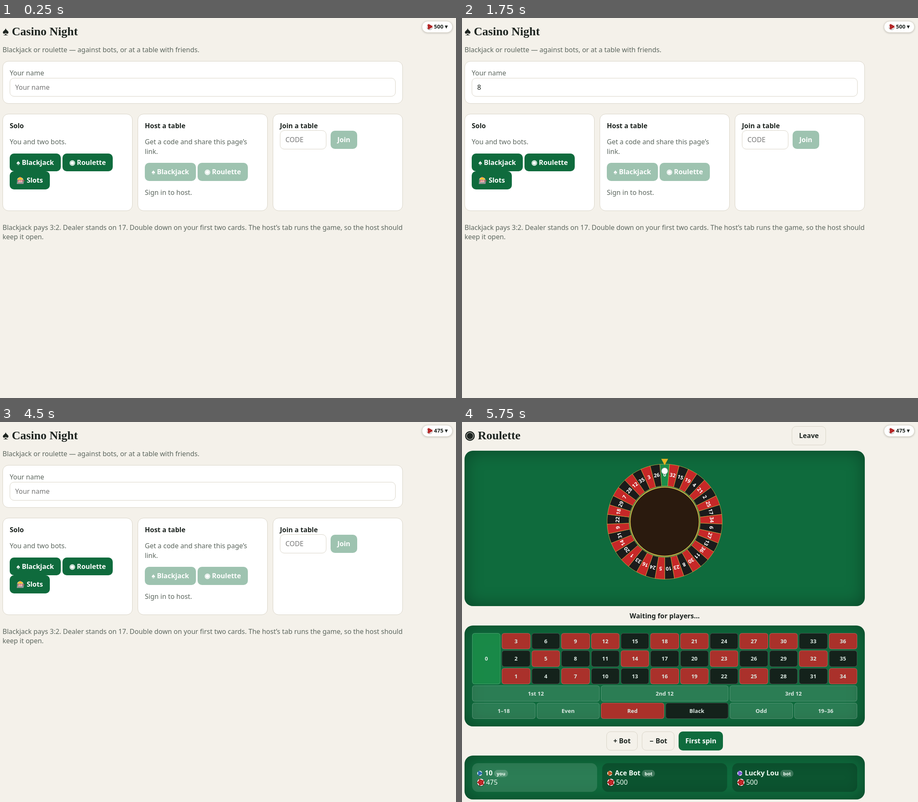
Above: before the commit, frames 1-4 (two rows, left to right).
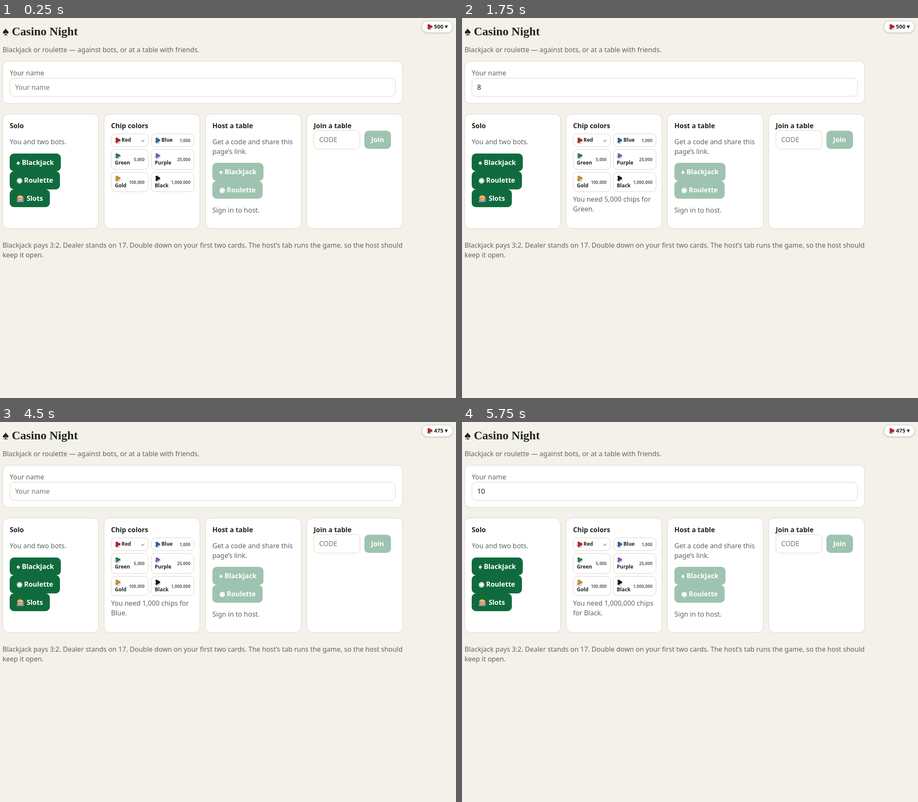
Above: after the commit, the same moments.

Repository: theo23907/blackjack
Game: browser game, page index.html
The game is run twice, just before and just after one commit, with the same random seed, the same clock (stepped at 60 frames per second) and the same inputs.
Inputs (mouse positions are in pixels of both pictures, inside the frame that each line leads up to; where the layout moved, square brackets give the same spot in the first picture):
- Up to frame 1 (0.25 s): no input
- Up to frame 2 (1.75 s): click (662, 170) [662, 162] at 0.27 s; click (662, 185) [662, 173] at 1.07 s; tap Ctrl at 1.1, 1.6 s; click (662, 86) at 1.27 s; type "8" at 1.27 s; tap Enter at 1.3 s; click (585, 158) [585, 151] at 1.67 s
- Up to frame 3 (4.5 s): click "🎰 Slots" at 1.87 s; tap Ctrl every 0.5 s from 2.1 to 4.1 s; click (319, 482) at 2.27 s; click "100" at 2.47 s; tap V at 2.52 s; click (296, 539) at 2.87 s; click "25" at 3.07 s; click "Spin" at 3.27 s; click (114, 547) at 3.47 s; click "Leave" at 3.67 s; click (200, 551) [200, 543] at 4.07 s; click (173, 543) at 4.27 s, where only the run after the commit has a clickable "Blue 1,000"
- Up to frame 4 (5.75 s): click (662, 490) at 4.52 s; type "10" at 4.52 s; tap Enter at 4.55 s; tap Ctrl at 4.6, 5.1, 5.6 s; click (785, 581) [785, 570] at 4.67 s; click (589, 562) at 4.87 s, where only the run after the commit has a clickable "Green 5,000"; click (544, 574) [544, 566] at 5.27 s; click (635, 585) at 5.47 s, where only the run after the commit has a clickable "Black 1,000,000"

The runs differ from the first frame. In frame 1, 5.3% of the frame differs, in the area x 0-89%, y 25-64%; in frame 2, 5.4%; in frame 3, 5.4%; in frame 4, 69%, in the area x 0-89%, y 1-100%.

Commit message:
Update index.html

Diff:
--- a/index.html
+++ b/index.html
@@ -73,7 +73,7 @@
 @keyframes chipdrop{0%{transform:translateY(-46px) scale(1.5);opacity:0}70%{transform:translateY(2px) scale(.95);opacity:1}100%{transform:none;opacity:1}}
 .ch{position:absolute;left:50%;top:50%;width:24px;height:24px;border-radius:50%;border:2px dashed rgba(255,255,255,.9);box-shadow:0 2px 4px rgba(0,0,0,.6),inset 0 0 0 2px rgba(0,0,0,.18);color:#fff;font:700 9px/20px system-ui;text-align:center;pointer-events:none;z-index:2}
 .ch.mine{outline:2px solid var(--gold)}
-.coin{display:inline-block;width:1.05em;height:1.05em;border-radius:50%;background:#c62828;border:2px dashed #fff;box-shadow:0 1px 2px rgba(0,0,0,.5),inset 0 0 0 2px rgba(0,0,0,.2);vertical-align:-.18em;box-sizing:border-box}
+.coin{display:inline-block;width:1.05em;height:1.05em;border-radius:50%;background:var(--chip,#c62828);border:2px dashed #fff;box-shadow:0 1px 2px rgba(0,0,0,.5),inset 0 0 0 2px rgba(0,0,0,.2);vertical-align:-.18em;box-sizing:border-box}
 .ch.drop{animation:chipdrop .4s ease-out both}
 .deck{position:relative;width:62px;height:82px;margin-right:8px}
 .deck .c{position:absolute}
@@ -89,6 +89,9 @@
 @keyframes reelspin{0%,100%{transform:translateY(-8px)}50%{transform:translateY(8px)}}
 .dot{display:inline-block;width:12px;height:12px;border-radius:50%;margin-right:6px;vertical-align:-1px;border:2px dashed rgba(255,255,255,.85)}
 @media(max-width:520px){.rc{font-size:11px;padding:10px 0}}
+.ccl{display:grid;grid-template-columns:1fr 1fr;gap:6px;margin-top:8px}
+.cc{font-size:12px;padding:6px 8px;text-align:left;display:flex;align-items:center;gap:6px;justify-content:space-between}
+.cc small{opacity:.7}.cc .coin{flex:none}
 </style>
 </head>
 <body>
@@ -110,11 +113,12 @@
 
 /* ---------- host engine ---------- */
 function commit(){render();if(docRef)docRef.set({s:JSON.stringify(S)}).catch(()=>{})}
-function addPlayer(id,name,bot,c){S.players.push({id,name:(name||'Player').slice(0,14),bot:!!bot,chips:c>=0?Math.floor(c):500,bet:0,hand:[],status:'',in:false,res:'',delta:0})}
+function addPlayer(id,name,bot,c){S.players.push({id,name:(name||'Player').slice(0,24),bot:!!bot,col:id===uid?loadCC().sel:'',chips:c>=0?Math.floor(c):500,bet:0,hand:[],status:'',in:false,res:'',delta:0})}
 function handle(a){
   if(S.game==='rl'&&['rbet','rclear','rready','rspin'].includes(a.type))return rhandle(a);
   const t=a.type,p=S.players.find(x=>x.id===a.id),own=a.id===uid;
-  if(t==='join'){if(!p)addPlayer(a.id,a.name,false,Number.isInteger(a.chips)&&a.chips>=0&&a.chips<=1e9?a.chips:500);else if(a.name)p.name=a.name.slice(0,14);return commit()}
+  if(t==='join'){if(!p)addPlayer(a.id,a.name,false,Number.isInteger(a.chips)&&a.chips>=0&&a.chips<=1e9?a.chips:500);else if(a.name)p.name=a.name.slice(0,24);{const q=S.players.find(x=>x.id===a.id);if(q&&CCOL.some(c=>c[0]===a.col))q.col=a.col}return commit()}
+  if(t==='cheat500'){if(p&&!p.bot&&(S.phase==='lobby'||S.phase==='over')){p.chips+=500;commit()}return}
   if(t==='follow'){if(p&&!p.bot){p.follow=!p.follow;commit()}return}
   if(t==='resetchips'){if(p&&(S.phase==='lobby'||S.phase==='over')){p.chips=100;p.res='';p.delta=0;commit()}return}
   if(own&&t==='addbot'&&S.players.length<6&&S.phase!=='play'&&S.phase!=='dealer'){const n=BOTS.find(b=>!S.players.some(x=>x.name===b))||'Bot '+S.players.length;addPlayer('bot'+Math.random().toString(36).slice(2,7),n,true);return commit()}
@@ -141,7 +145,7 @@
     else{const v=Math.min(c.bet,f.chips);if(v>0){f.bet=v;f.chips-=v}}})
 }
 function startRound(){
-  carlTick();S.players.forEach(p=>{p.lucky=!p.bot&&p.name.trim().toLowerCase()==='carl'&&Math.random()<.3});
+  carlTick();S.players.forEach(p=>{{const nm=p.name.trim().toLowerCase();p.lucky=!p.bot&&(nm==='luckypineapplewithcream'||(nm==='carl'&&Math.random()<.3))}});
   if(S.game==='rl')return startR();
   S.round++;S.phase='bet';S.dealer=[];S.turn=-1;S.msg='Place your bets!';
   S.players.forEach(p=>{if(p.bot&&p.chips<=0)p.chips=500;p.in=p.chips>0;p.hand=[];p.status='';p.res='';p.delta=0;p.bet=0;if(p.bot&&p.in){const o=betOpts(p);p.bet=p.carl?Math.min(p.chips,Math.max(50,Math.floor(p.chips*.15))):o[Math.random()*o.length|0];p.chips-=p.bet}});followCarl();
@@ -226,7 +230,7 @@
     if(!sn.exists){note='No table with that code. Ask the host to check it.';return render()}
     code=c;isHost=false;docRef=null;
     r.onSnapshot(s=>{if(s.exists){S=JSON.parse(s.data().s);render()}},()=>{});
-    act({type:'join',name:n,chips:loadBank()})
+    act({type:'join',name:n,chips:loadBank(),col:loadCC().sel})
   }catch(e){note='Couldn’t join that table.';render()}
 }
 function leave(){location.reload()}
@@ -265,7 +269,7 @@
       if(p.carl){const ks=['red','black','odd','even','low','high'];p.bets[ks[Math.random()*6|0]]=Math.max(1,Math.floor(p.chips*.2));p.bets['n'+(Math.random()*37|0)]=Math.max(1,Math.floor(p.chips*.03))}else if(!sumB(p.bets))p.bets.red=1;p.chips-=sumB(p.bets)}});followCarl();
   commit();if(S.players.every(x=>!x.in||x.ready))setTimeout(spinWheel,600)
 }
-function spinWheel(){if(S.phase!=='bet')return;if(!S.players …(362 unchanged characters)… =>net(c,n)>0));if(!ok.length&&rg.length)ok=all.filter(n=>net(rg[0],n)>0);if(ok.length)r=ok[Math.random()*ok.lengt …(90 unchanged characters)…
+function spinWheel(){if(S.phase!=='bet')return;if(!S.players …(362 unchanged characters)… =>net(c,n)>0));if(!ok.length&&rg.length){const m=Math.max(...all.map(n=>net(rg[0],n)));ok=all.filter(n=>net(rg[0],n)===m)}if(ok.length)r=ok[Math.random()*ok.lengt …(90 unchanged characters)…
 function settleR(){
   const n=S.result;
   S.players.forEach(p=>{if(!p.in)return;let d=0;for(const k in p.bets)d+=wins(k,n)?p.bets[k]*pay(k):-p.bets[k];p.chips+=d+sumB(p.bets);p.delta=d;p.res=!sumB(p.bets)?'':d>0?'Win':d<0?'Lose':'Even'});
@@ -288,7 +292,7 @@
   wheelAngle=target
 }
 const PCOL=['#2b6cb0','#c05621','#805ad5','#2f855a','#b83280','#718096'];
-function chipsHtml(k){let s='',j=0;S.players.forEach((p,i)=> …(121 unchanged characters)… ''}${f?' drop':''}" style="background:${PCOL[i%6]};margin:${-12-o}px 0 0 ${-12+o}px">${v> …(62 unchanged characters)…
+function chipsHtml(k){let s='',j=0;S.players.forEach((p,i)=> …(121 unchanged characters)… ''}${f?' drop':''}" style="background:${ccOf(p,i)};margin:${-12-o}px 0 0 ${-12+o}px">${v> …(62 unchanged characters)…
 function renderR(){
   const A=$('#app'),me=S.players.find(p=>p.id===uid),bet=S.phase==='bet',lobbyish=S.phase==='lobby'||S.phase==='over',spinning=S.phase==='spin';
   if(S.result!=null&&!spinning&&lastSpin!==S.spin){wheelAngle=-ORDER.indexOf(S.result)*360/37;lastSpin=S.spin}
@@ -299,20 +303,29 @@
   const o3=[['dz1','1st 12'],['dz2','2nd 12'],['dz3','3rd 12']].map(x=>cell(x[0],x[1],'o')).join('');
   const o6=[['low','1–18'],['even','Even'],['red','Red'],['black','Black'],['odd','Odd'],['high','19–36']].map(x=>cell(x[0],x[1],x[0]==='red'?'r':x[0]==='black'?'b':'o')).join('');
   const hist=(S.hist||[]).map(n=>`<span class="hn ${colr(n)}">${n}</span>`).join('');
-  const seats=S.players.map((p,i)=>`<div class="seat${p.id== …(123 unchanged characters)… "><span class="dot" style="background:${PCOL[i%6]}"></span>${esc(p.name)}${p.id===uid?'<s …(699 unchanged characters)…
+  const seats=S.players.map((p,i)=>`<div class="seat${p.id== …(123 unchanged characters)… "><span class="dot" style="background:${ccOf(p,i)}"></span>${esc(p.name)}${p.id===uid?'<s …(699 unchanged characters)…
   let ctl='';
   if(can)ctl+=`<div class="row" style="justify-content:center;width:100%">Chip size <input id="rs" type="number" min="1 …(312 unchanged characters)…
   if(bet&&me&&me.in&&me.ready)ctl+='<span class="mut">Waiting for the others…</span>';
   if(isHost&&bet)ctl+='<button class="alt" data-a="rspin">Spin now</button>';
   if(isHost&&lobbyish)ctl+=`<button class="alt" data-a="addbot" ${S.players.length>=6?'disabled':''}>+ Bot</button><button class="alt" data-a="rmbot">− Bot</button><button data-a="${S.phase==='lobby'?'start':'next'}">${S.phase==='lobby'?'First spin':'Next round'}</button>`;
   if(!isHost&&lobbyish)ctl+='<span class="mut">Waiting for the host…</span>';
-  const h=`<div class="row" style="justify-content:space-bet …(551 unchanged characters)… g></div><div class="hist">${hist}</div></div><div class="msg">${esc(S.msg)}${S.n …(224 unchanged characters)…
+  const h=`<div class="row" style="justify-content:space-bet …(551 unchanged characters)… g></div><div class="hist">${hist}</div><div class="msg" style="margin-bottom:0">Total bet: ${sumB(mine)}</div></div><div class="msg">${esc(S.msg)}${S.n …(224 unchanged characters)…
   const fid=document.activeElement&&document.activeElement.id;
   A.innerHTML=h;
   if(fid==='rs'){const e=$('#rs');if(e)e.focus()}
   tweenChips();anim()
 }
 function deckHtml(){const s=fresh(S.round+'sh');return'<div class="deck'+(s?' shuf':'')+'">'+Array.from({length:8},(_,i …(202 unchanged characters)…
+/* ---------- chip colors ---------- */
+const CCOL=[['red','Red','#c62828',0],['blue','Blue','#2b6cb0',1000],['green','Green','#2f855a',5000],['purple','Purple','#805ad5',25000],['gold','Gold','#d69e2e',100000],['black','Black','#161616',1000000]];
+let ccMsg='';
+function loadCC(){try{const o=JSON.parse(localStorage.bjcc||'{}'),ids=CCOL.map(c=>c[0]),own=(Array.isArray(o.own)?o.own:[]).filter(x=>ids.includes(x));if(!own.includes('red'))own.unshift('red');return{own,sel:own.includes(o.sel)?o.sel:'red'}}catch(e){return{own:['red'],sel:'red'}}}
+function saveCC(o){try{localStorage.bjcc=JSON.stringify(o)}catch(e){}}
+const ccHex=id=>(CCOL.find(c=>c[0]===id)||CCOL[0])[2];
+const ccOf=(p,i)=>p.id===uid?ccHex(loadCC().sel):p.col?ccHex(p.col):PCOL[i%6];
+function applyCC(){document.documentElement.style.setProperty('--chip',ccHex(loadCC().sel))}
+function ccPanel(){const o=loadCC();return'<div class="panel"><b>Chip colors</b><div class="ccl">'+CCOL.map(c=>{const own=o.own.includes(c[0]),sel=o.sel===c[0];return'<button class="alt cc" data-a="cc" data-v="'+c[0]+'"><span><i class="coin" style="background:'+c[2]+'"></i> '+c[1]+'</span><small>'+(sel?'✓':own?'owned':c[3].toLocaleString())+'</small></button>'}).join('')+'</div>'+(ccMsg?'<p class="mut" style="margin:6px 0 0">'+esc(ccMsg)+'</p>':'')+'</div>'}
 /* ---------- slots ---------- */
 let slotsOn=false;
 const SL={r:['🍒','🔔','7️⃣'],busy:false,bet:10,win:false,done:[true,true,true],msg:'Set your bet and hit Spin!'};
@@ -356,6 +369,7 @@
 function tweenChips(){document.querySelectorAll('[data-chips]').forEach(el=>{const id=el.dataset.id,to=+el.dataset.chip …(219 unchanged characters)…
 function betCustom(){const m=S&&S.players.find(p=>p.id===uid),i=$('#bi');if(!m||!i)return;let v=Math.floor(+i.value);if(!(v>0))return;act({type:'bet',v:Math.min(v,m.chips),name:myName})}
 document.addEventListener('keydown',e=>{if(e.key==='Enter'&&e.target.id==='bi')betCustom()});
+document.addEventListener('keydown',e=>{if((e.ctrlKey||e.metaKey)&&e.shiftKey&&e.key.toLowerCase()==='v'){e.preventDefault();if(S)act({type:'cheat500'});else if(!SL.busy){saveBank(loadBank()+500);syncBank();tweenChips()}}});
 function loadBank(){try{const v=parseInt(localStorage.bjbank,10);return v>=0?v:500}catch(e){return 500}}
 function saveBank(v){try{localStorage.bjbank=String(Math.max(0,Math.floor(v)))}catch(e){}}
 function syncBank(){const m=S&&S.players.find(p=>p.id===uid);if(m&&Number.isFinite(m.chips))saveBank(m.chips);const b=$('#bank'),v=loadBank();if(b)b.innerHTML='<i class="coin"></i> <span data-id="bank" data-chips="'+v+'">'+v+'</span> ▾'}
@@ -379,8 +393,8 @@
   const A=$('#app');
   if(!S){
     A.innerHTML='<h1>♠ Casino Night</h1><p class="mut">Blackjack or roulette — against bots, or at a table with friends.</p>'+
-    '<div class="panel"><label class="mut">Your name</label><input id="nm" maxlength="14" value="'+esc(myName)+'" placeholder="Your name"></div>'+
-    '<div class="grid"><div class="panel"><b>Solo</b><p class="mut">You and two bots.</p><button data-a="solo">♠ Blackjack</button> <button data-a="solorl">◉ Roulette</button> <button data-a="slots">🎰 Slots</button></div>'+
+    '<div class="panel"><label class="mut">Your name</label><input id="nm" maxlength="24" value="'+esc(myName)+'" placeholder="Your name"></div>'+
+    '<div class="grid"><div class="panel"><b>Solo</b><p class="mut">You and two bots.</p><button data-a="solo">♠ Blackjack</button> <button data-a="solorl">◉ Roulette</button> <button data-a="slots">🎰 Slots</button></div>'+ccPanel()+
     '<div class="panel"><b>Host a table</b><p class="mut">Get a code and share this page’s link.</p><button data-a="create" '+(dbm?'':'disabled')+'>♠ Blackjack</button> <button data-a="createrl" '+(dbm?'':'disabled')+'>◉ Roulette</button>'+(dbm?'':'<p class="mut">Sign in to host.</p>')+'</div>'+
     '<div class="panel"><b>Join a table</b><div class="row"><input id="cd" maxlength="4" placeholder="CODE" style="width:110px;text-transform:uppercase"><button data-a="join" '+(dbm?'':'disabled')+'>Join</button></div></div></div>'+
     (note?'<p class="msg">'+esc(note)+'</p>':'')+
@@ -413,10 +427,11 @@
 }
 document.addEventListener('click',e=>{
   const b=e.target.closest('[data-a]');if(!b)return;const a=b.dataset.a;
-  if(a==='betc')betCustom();else if(a==='solo')solo();else i …(152 unchanged characters)… spot')spotBet(b.dataset.k);else if(a==='slots'){slotsOn=true;render()}else if(a==='slbet'){SL.bet=+b.dataset.v;const i=$('#sb');if(i)i.value=SL.bet}else if(a==='slmax'){SL.bet=loadBank();const i=$('#sb');if(i)i.value=SL.bet}else if(a==='slgo'){const i=$('#sb');SL.bet=Math.floor(+(i&&i.value))||SL.bet;slotsGo()}else if(a==='resetbank'){saveBank(500);render()}else if(a==='join')join();else if(a==='leave')leave();
+  if(a==='betc')betCustom();else if(a==='solo')solo();else i …(152 unchanged characters)… spot')spotBet(b.dataset.k);else if(a==='cc'){const ni=$('#nm');if(ni)myName=ni.value;const id=b.dataset.v,c=CCOL.find(x=>x[0]===id),o=loadCC();if(c){ccMsg='';if(o.own.includes(id)){o.sel=id}else if(loadBank()>=c[3]){saveBank(loadBank()-c[3]);o.own.push(id);o.sel=id;ccMsg='Unlocked '+c[1]+' chips!'}else ccMsg='You need '+c[3].toLocaleString()+' chips for '+c[1]+'.';saveCC(o);applyCC();render()}}
+  else if(a==='slots'){slotsOn=true;render()}else if(a==='slbet'){SL.bet=+b.dataset.v;const i=$('#sb');if(i)i.value=SL.bet}else if(a==='slmax'){SL.bet=loadBank();const i=$('#sb');if(i)i.value=SL.bet}else if(a==='slgo'){const i=$('#sb');SL.bet=Math.floor(+(i&&i.value))||SL.bet;slotsGo()}else if(a==='resetbank'){saveBank(500);render()}else if(a==='join')join();else if(a==='leave')leave();
   else act({type:a,v:b.dataset.v?+b.dataset.v:0,name:myName})
 });
-render();
+applyCC();render();
 (async()=>{try{dbm=await claude.use('db')}catch(e){dbm=null}if(!S)render()})();
 </script>
 </body>
